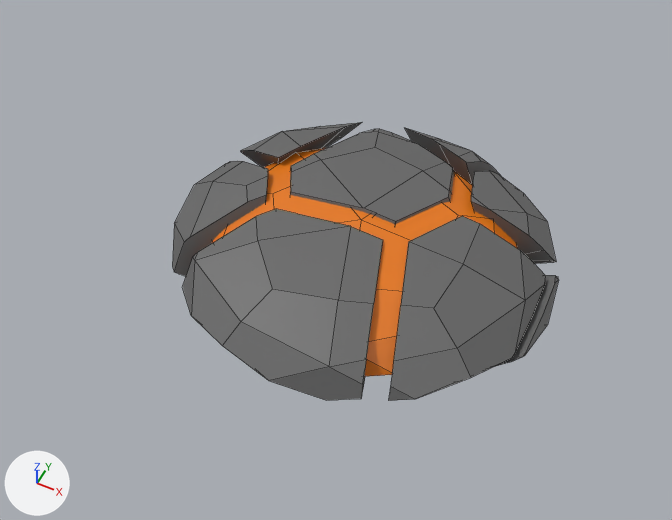
What one commit did to the FBX model Assets/Meshes/AsteroidPoint2.fbx.
Before and after are seen from a 50 mm lens placed at (1.38, -3.06, 3.66), pointed at (-0.02, -0.25, 0.15). Arrows for +X, +Y and +Z are at lower left; the lights stay in place. Mesh edges are drawn as thin lines. Where no turn or scale is listed for an object, it has been applied to the vertices. Vertices at the same position are counted once.

Objects in the first picture: 'Icosphere', 'Icosphere_cell', 'Icosphere_cell.001', 'Icosphere_cell.003', 'Icosphere_cell.004', 'Icosphere_cell.006', 'Icosphere_cell.007', 'Icosphere_cell.008', 'Icosphere_cell.009'.
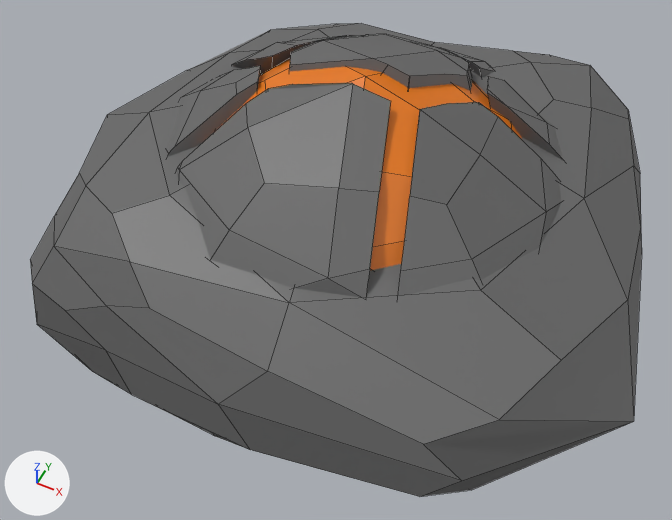
The change, as a list of edits to the scene's bpy script:
```text
Change me_icosphere_cell_016:
    remove me_icosphere_cell_016.from_pydata(...)  # 43 vertices, 22 faces; spans x -0.338..0.348, y -0.56..0.515, z -0.201..0.233
    add me_icosphere_cell_016.from_pydata(...)  # 43 vertices, 22 faces; spans x -0.338..0.348, y -0.56..0.515, z -0.135..0.468
    me_icosphere_cell_016 part 2: 34 of 43 vertices moved; they spanned x -0.338..0.295, y -0.524..0.515, z -0.201..0.233 and now span x -0.338..0.295, y -0.524..0.515, z -0.135..0.468; mean shift (0.0, 0.0, 0.061); largest move (-0.338, 0.196, 0.233) -> (-0.338, 0.196, 0.468)
Change me_icosphere_cell_010:
    remove me_icosphere_cell_010.from_pydata(...)  # 32 vertices, 17 faces; spans x -0.269..0.326, y -0.164..0.309, z -0.167..0.197
    add me_icosphere_cell_010.from_pydata(...)  # 32 vertices, 17 faces; spans x -0.269..0.326, y -0.164..0.309, z -0.14..0.298
    me_icosphere_cell_010 part 5: 23 of 32 vertices moved; they spanned x -0.269..0.234, y -0.157..0.281, z -0.167..0.197 and now span x -0.269..0.234, y -0.157..0.281, z -0.14..0.298; mean shift (0.0, 0.0, 0.026); largest move (-0.185, -0.124, 0.197) -> (-0.185, -0.124, 0.298)
Change me_icosphere_cell_009:
    remove me_icosphere_cell_009.from_pydata(...)  # 37 vertices, 19 faces; spans x -0.286..0.273, y -0.45..0.414, z -0.198..0.204
    add me_icosphere_cell_009.from_pydata(...)  # 37 vertices, 19 faces; spans x -0.286..0.273, y -0.45..0.414, z -0.149..0.334
    me_icosphere_cell_009 part 6: 28 of 37 vertices moved; they spanned x -0.158..0.273, y -0.391..0.414, z -0.198..0.204 and now span x -0.158..0.273, y -0.391..0.414, z -0.149..0.334; mean shift (0.0, 0.0, 0.045); largest move (0.202, 0.065, 0.204) -> (0.202, 0.065, 0.334)
Change me_icosphere_cell_011:
    remove me_icosphere_cell_011.from_pydata(...)  # 43 vertices, 25 faces; spans x -0.594..0.533, y -0.415..0.462, z -0.228..0.223
    add me_icosphere_cell_011.from_pydata(...)  # 43 vertices, 25 faces; spans x -0.594..0.533, y -0.415..0.462, z -0.152..0.509
    me_icosphere_cell_011 part 3: 39 of 43 vertices moved; they spanned x -0.589..0.533, y -0.364..0.462, z -0.228..0.223 and now span x -0.589..0.533, y -0.364..0.462, z -0.152..0.509; mean shift (0.0, 0.0, 0.073); largest move (0.101, 0.462, 0.223) -> (0.101, 0.462, 0.509)
Change me_icosphere_cell_014:
    remove me_icosphere_cell_014.from_pydata(...)  # 23 vertices, 13 faces; spans x -0.276..0.27, y -0.273..0.358, z -0.145..0.168
    add me_icosphere_cell_014.from_pydata(...)  # 23 vertices, 13 faces; spans x -0.276..0.27, y -0.273..0.358, z -0.141..0.235
    me_icosphere_cell_014 part 4: 15 of 23 vertices moved; they spanned x -0.193..0.24, y -0.273..0.196, z -0.145..0.168 and now span x -0.193..0.24, y -0.273..0.196, z -0.141..0.235; mean shift (0.0, 0.0, 0.017); largest move (0.051, -0.273, 0.168) -> (0.051, -0.273, 0.235)
Change me_icosphere_cell_020:
    remove me_icosphere_cell_020.from_pydata(...)  # 66 vertices, 34 faces; spans x -0.542..0.593, y -0.599..0.492, z -0.22..0.25
    add me_icosphere_cell_020.from_pydata(...)  # 66 vertices, 34 faces; spans x -0.542..0.593, y -0.599..0.492, z -0.122..0.539
    me_icosphere_cell_020 part 1: 66 of 66 vertices moved; they spanned x -0.542..0.593, y -0.599..0.492, z -0.22..0.25 and now span x -0.542..0.593, y -0.599..0.492, z -0.122..0.539; mean shift (0.0, 0.0, 0.084); largest move (0.092, -0.338, 0.25) -> (0.092, -0.338, 0.539)
Change ob_icosphere_cell_009:
    ob_icosphere_cell_009.location: (0.618, -0.233, -0.012) -> (0.618, -0.233, 0.601)
Change ob_icosphere_cell_004:
    ob_icosphere_cell_004.location: (0.635, 0.527, -0.001) -> (0.635, 0.527, 0.611)
Change ob_icosphere_cell_003:
    ob_icosphere_cell_003.location: (-0.737, -0.109, -0.004) -> (-0.737, -0.109, 0.609)
Change ob_icosphere_cell_006:
    ob_icosphere_cell_006.location: (-0.126, -0.544, 0.015) -> (-0.126, -0.544, 0.628)
Remove ob_icosphere:
    ob_icosphere = bpy.data.objects.new('Icosphere', me_icosphere_001)
Change ob_icosphere_cell_007:
    ob_icosphere_cell_007.location: (-0.686, 0.537, 0.01) -> (-0.686, 0.537, 0.622)
Change ob_icosphere_cell:
    ob_icosphere_cell.location: (-0.111, 0.407, -0.018) -> (-0.111, 0.46, 0.595)
Change ob_icosphere_cell_008:
    ob_icosphere_cell_008.location: (0.221, 0.843, 0.01) -> (0.221, 0.843, 0.623)
Add ob_core:
    ob_core = bpy.data.objects.new('Core', me_icosphere)  # 62 vertices, 60 faces; spans x -0.84..0.84, y -0.81..0.81, z -0.1..0.51; in mat_glowyrock (orange #e77807)
    ob_core.location = (0.0, 0.0, 0.613)
Add ob_rock:
    ob_rock = bpy.data.objects.new('Rock', me_cube)  # 92 vertices, 90 faces; spans x -1.58..1.56, y -1.44..1.28, z -1.06..0.17; in mat_asteroidmat (dark grey #666666)
    ob_rock.location = (0.001, 0.066, 0.606)
```

Pixel boxes (x1, y1, x2, y2) of what changed, in the pictures (672 x 520 px):
'Rock', added
    after: (30, 23, 642, 497)
'Icosphere_cell.006', reshaped, moved
    before: (183, 209, 383, 400)
    after: (177, 83, 391, 298)
'Icosphere_cell.009', reshaped, moved
    before: (389, 216, 546, 401)
    after: (398, 102, 561, 296)
'Icosphere_cell', reshaped, moved
    before: (290, 129, 454, 224)
    after: (289, 34, 473, 91)
'Icosphere', deleted (orange)
    before: (212, 148, 518, 376)
'Icosphere_cell.003', reshaped, moved
    before: (173, 161, 268, 276)
    after: (167, 66, 260, 157)
'Core', added (orange)
    after: (219, 58, 522, 270)
'Icosphere_cell.004', reshaped, moved
    before: (471, 171, 556, 264)
    after: (487, 76, 564, 161)
'Icosphere_cell.007', reshaped, moved
    before: (241, 122, 362, 167)
    after: (232, 35, 357, 74)
'Icosphere_cell.008', moved
    before: (405, 128, 501, 185)
    after: (438, 47, 494, 78)
